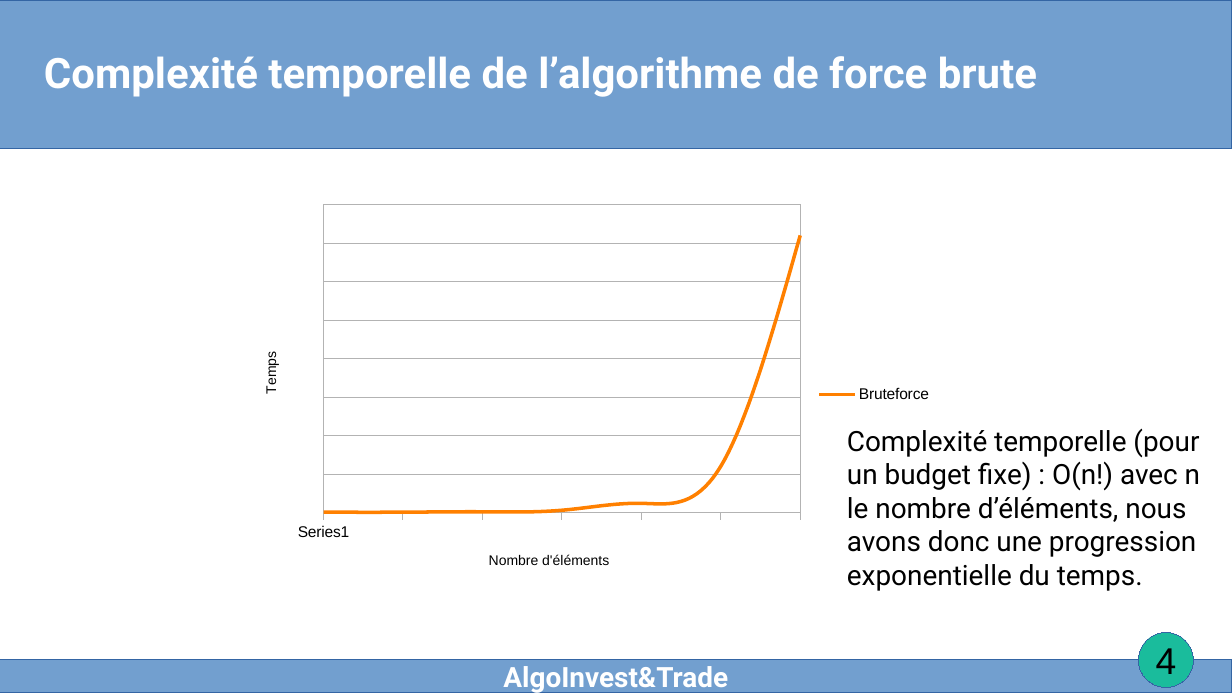
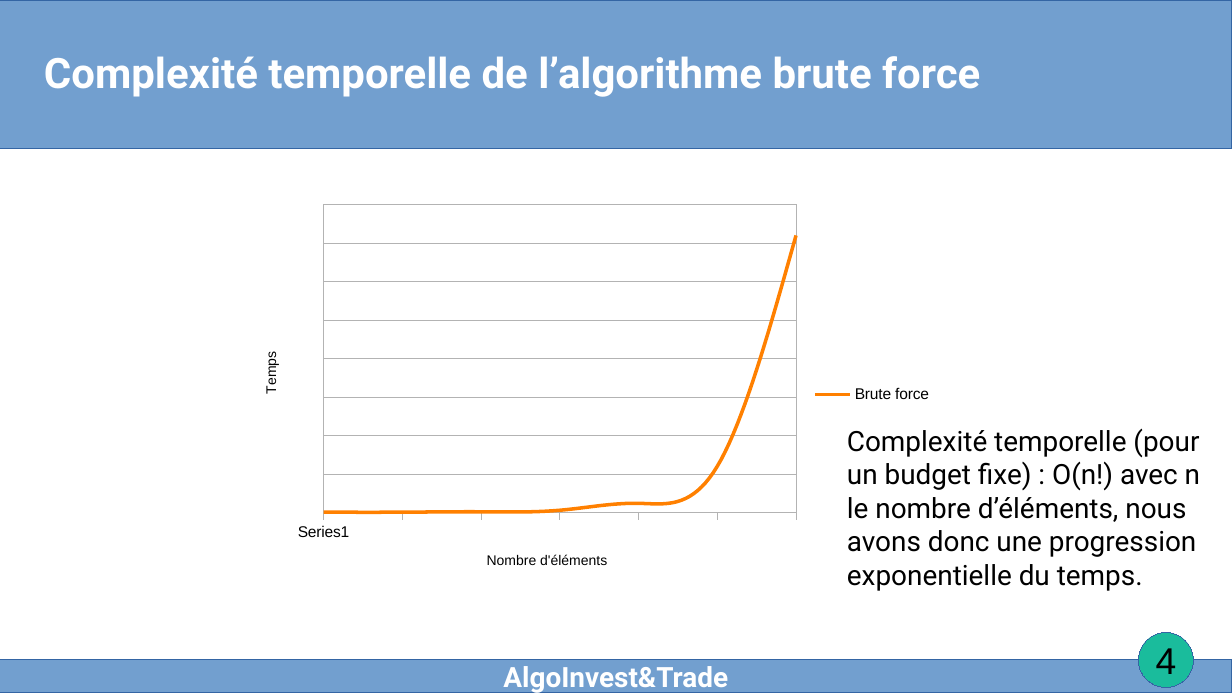
Before and after one commit to AdrienB-OC/Project-7-Problem-Solving-with-Algorithms, a slide deck: slide 4 of P7.odp. Drawn at 1232x693 pixels with LibreOffice and Linux fonts; fonts in the diff are those of the drawing. Boxes give left, top, right and bottom in pixels: in the first picture for what was removed or moved away, otherwise in the second. Text is boxed around its words. In the diff, an @@ line names an element or a change of style, - is before the commit and + after.

```diff
--- a/P7.odp
+++ b/P7.odp
@@ title at box(44, 56, 980, 97): text changed @@
-Complexité temporelle de l’algorithme de force brute
+Complexité temporelle de l’algorithme brute force
@@ line chart at box(239, 197, 944, 593) @@
-Bruteforce: 0, 0, 0, 1, 3, 17, 100
+Brute force: 0, 0, 0, 1, 3, 17, 100
```
Also in this commit, not shown: 6 other slides changed, 1 slide added.
